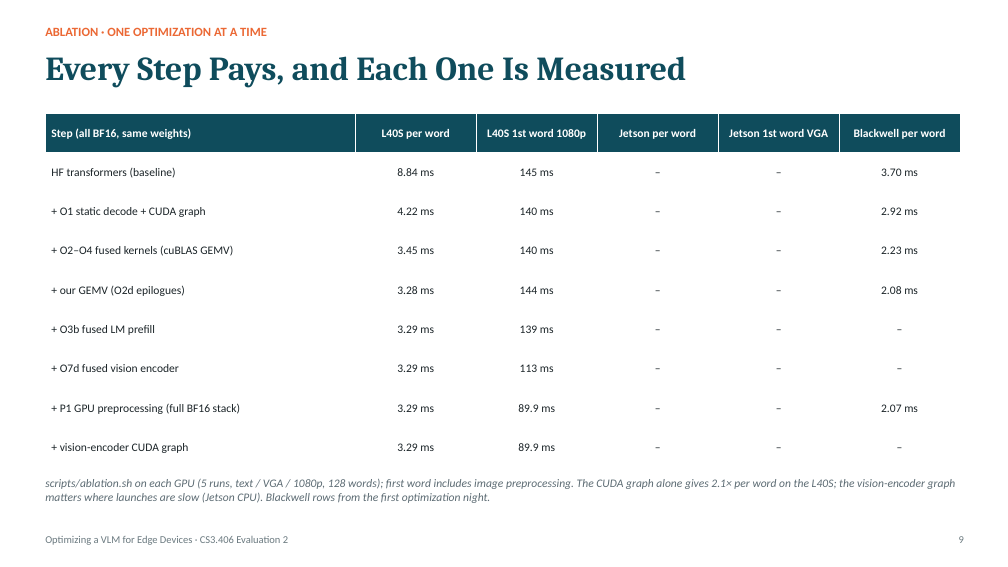
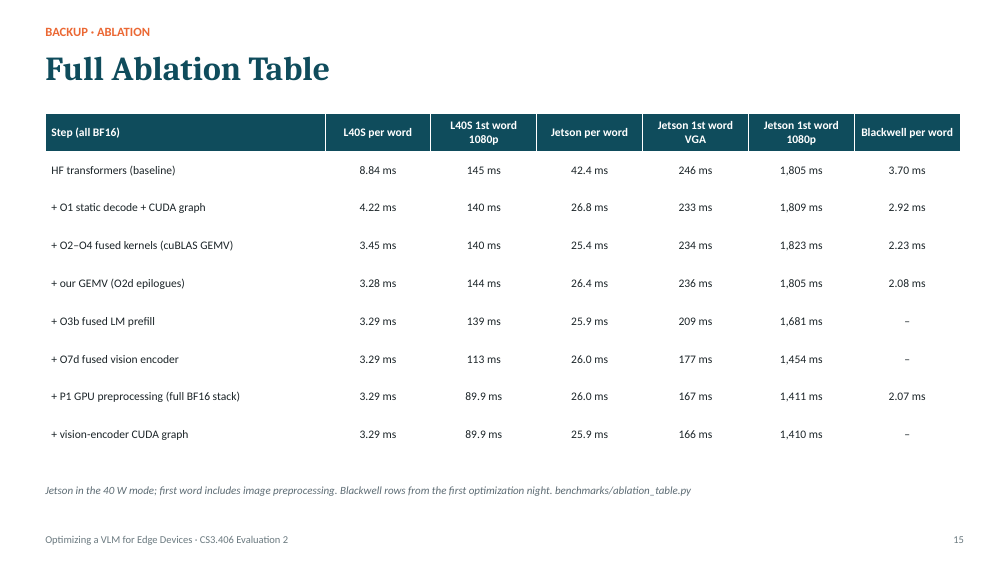
Before and after one commit to jainilbavishi24/LFM2.5-VL-Optimization, a slide deck: slide 15 of presentations/eval2/PAA_Eval2_Working_Prototype.pptx (slide 9 before the commit). Drawn at 1008x567 pixels with LibreOffice and Linux fonts; fonts in the diff are those of the drawing. Boxes give left, top, right and bottom in pixels: in the first picture for what was removed or moved away, otherwise in the second. Text is boxed around its words. In the diff, an @@ line names an element or a change of style, - is before the commit and + after.

Commit message:
deck: rework for readability, jetson results, one quant table

```diff
--- a/presentations/eval2/PAA_Eval2_Working_Prototype.pptx
+++ b/presentations/eval2/PAA_Eval2_Working_Prototype.pptx
@@ text at [45,27,150,36]: text changed @@
-ABLATION · ONE OPTIMIZATION AT A TIME
+BACKUP · ABLATION
@@ text at [45,56,331,81]: text changed @@
-Every Step Pays, and Each One Is Measured
+Full Ablation Table
@@ table at [45,113,960,454] @@
-column 1, row 1: Step (all BF16, same weights)
+column 1, row 1: Step (all BF16)
-column 4: Jetson per word | – | – | – | – | – | – | – | –
-column 5: Jetson 1st word VGA | – | – | – | – | – | – | – | –
+column 4: Jetson per word | 42.4 ms | 26.8 ms | 25.4 ms | 26.4 ms | 25.9 ms | 26.0 ms | 26.0 ms | 25.9 ms
+column 5: Jetson 1st word VGA | 246 ms | 233 ms | 234 ms | 236 ms | 209 ms | 177 ms | 167 ms | 166 ms
+column 6: Jetson 1st word 1080p | 1,805 ms | 1,809 ms | 1,823 ms | 1,805 ms | 1,681 ms | 1,454 ms | 1,411 ms | 1,410 ms
@@ text at [45,486,691,496]: text changed; size 11 to 10.5 pt @@
-scripts/ablation.sh on each GPU (5 runs, text / VGA / 1080p, 128 words); first word includes image preprocessing. The CUDA graph alone gives 2.1× per word on the L40S; the vision-encoder graph matters where launches are slow (Jetson CPU). Blackwell rows from the first optimization night.
+Jetson in the 40 W mode; first word includes image preprocessing. Blackwell rows from the first optimization night. benchmarks/ablation_table.py
@@ text at [953,536,964,543]: text changed @@
-9
+15
```
Also in this commit, not shown: 12 other slides changed, 3 slides added, 2 slides removed, 2 other files.
